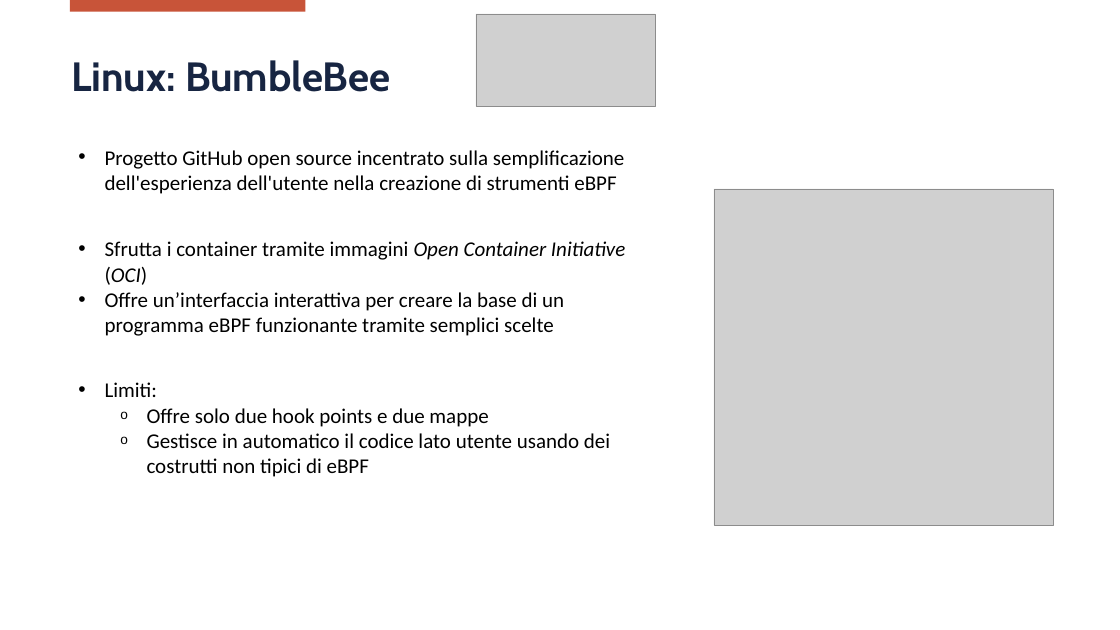
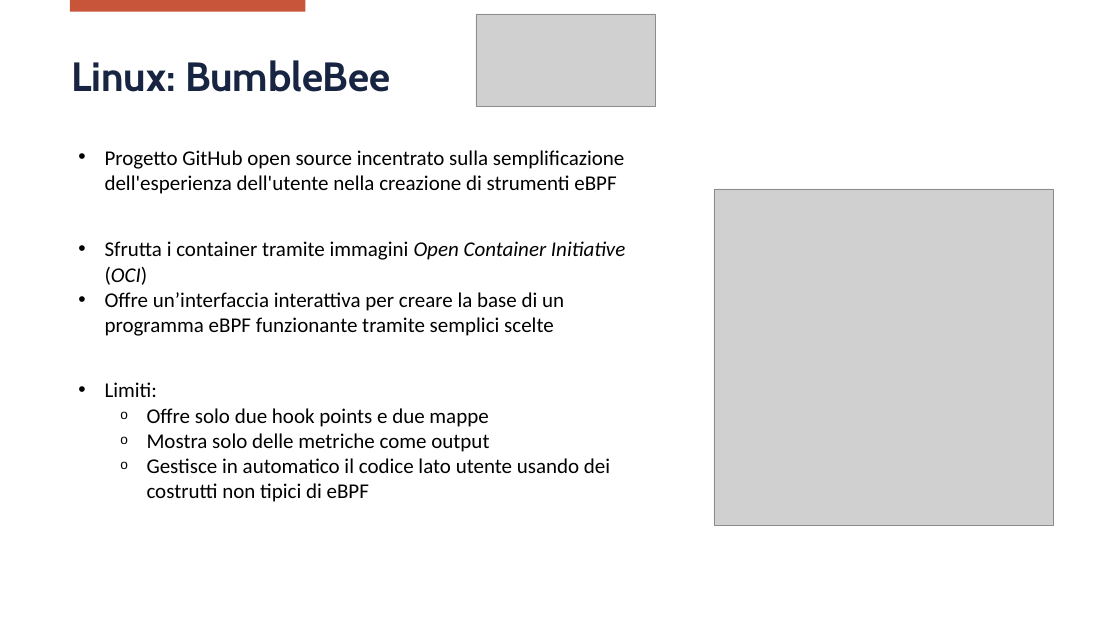
Before and after one commit to Matteo-Locatelli/master_thesis, a slide deck: slide 13 of presentation_ita/Presentation.pptx. Drawn at 1120x630 pixels with LibreOffice and Linux fonts; fonts in the diff are those of the drawing; grey boxes stand for pictures; background and template pictures are left out. Boxes give left, top, right and bottom in pixels: in the first picture for what was removed or moved away, otherwise in the second. Text is boxed around its words. In the diff, an @@ line names an element or a change of style, - is before the commit and + after.

```diff
--- a/presentation_ita/Presentation.pptx
+++ b/presentation_ita/Presentation.pptx
@@ text at bbox=[147, 433, 489, 452]: paragraph added @@
+  o Mostra solo delle metriche come output
```
Also in this commit, not shown: 7 other slides changed, 2 other files.
